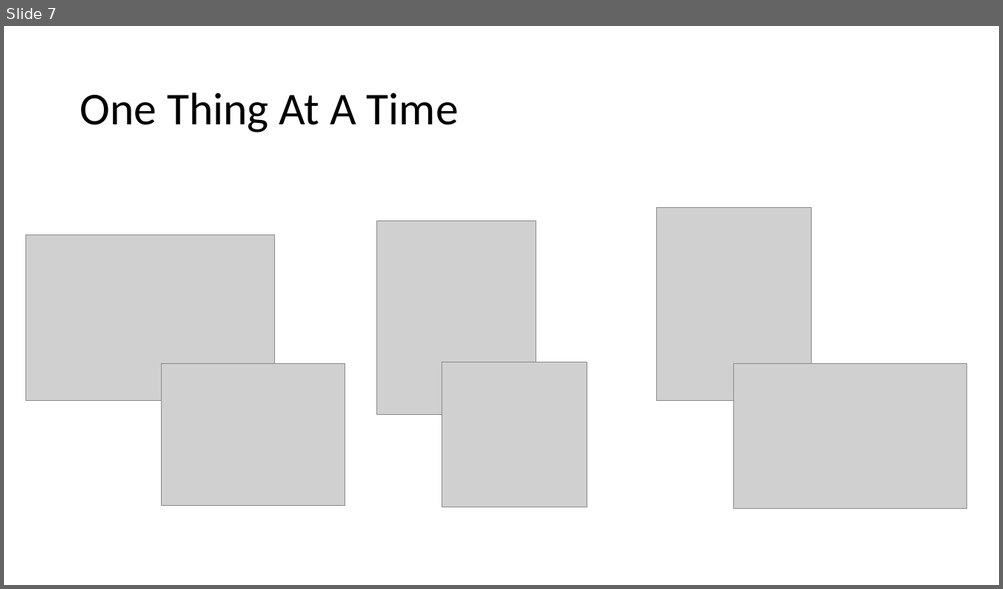
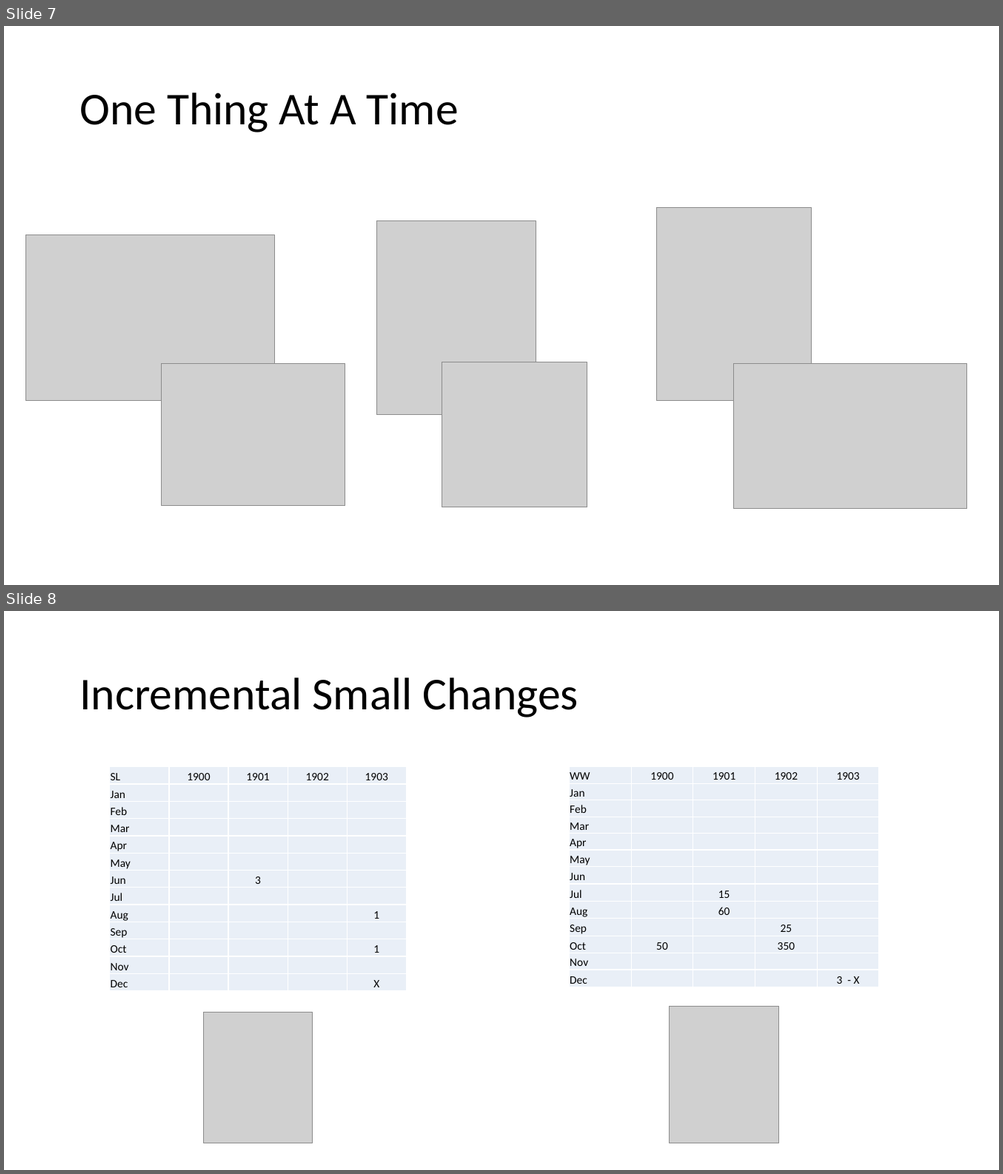
Before and after one commit to jamessdixon/REPL-Driven-Development, a slide deck: REPL-Driven-Development.pptx. Shown one above the other, each under a label of ours: slide 7 before the commit, slides 7 and 8 after it. The pictures are 1003x589 and 1003x1174 pixels, drawn with LibreOffice and Linux fonts; fonts in the diff are those of the drawing; grey boxes stand for pictures. Boxes give left, top, right and bottom in pixels: in the first picture for what was removed or moved away, otherwise in the second. Text is boxed around its words. In the diff, an @@ line names an element or a change of style, - is before the commit and + after.

```diff
--- a/REPL-Driven-Development.pptx
+++ b/REPL-Driven-Development.pptx
@@ slide 8 added at bbox=[4, 611, 999, 1170], background #FFFFFF @@
@@ title added at bbox=[79, 678, 578, 718], 44 pt, text #000000 @@
+Incremental Small Changes
@@ table added at bbox=[110, 767, 408, 991], 13 rows, 5 columns @@
+SL | 1900 | 1901 | 1902 | 1903
+Jan |  |  |  | 
+Feb |  |  |  | 
+Mar |  |  |  | 
+Apr |  |  |  | 
+May |  |  |  | 
+Jun |  | 3 |  | 
+Jul |  |  |  | 
+Aug |  |  |  | 1
+Sep |  |  |  | 
+Oct |  |  |  | 1
+Nov |  |  |  | 
+Dec |  |  |  | X
@@ table added at bbox=[569, 767, 879, 988], 13 rows, 5 columns @@
+WW | 1900 | 1901 | 1902 | 1903
+Jan |  |  |  | 
+Feb |  |  |  | 
+Mar |  |  |  | 
+Apr |  |  |  | 
+May |  |  |  | 
+Jun |  |  |  | 
+Jul |  | 15 |  | 
+Aug |  | 60 |  | 
+Sep |  |  | 25 | 
+Oct | 50 |  | 350 | 
+Nov |  |  |  | 
+Dec |  |  |  | 3 - X
@@ picture added at bbox=[669, 1006, 780, 1144] @@
@@ picture added at bbox=[204, 1012, 312, 1144] @@
```
Also in this commit, not shown: 3 slides changed, 11 other slides added, 8 slides removed, 1 other file.
